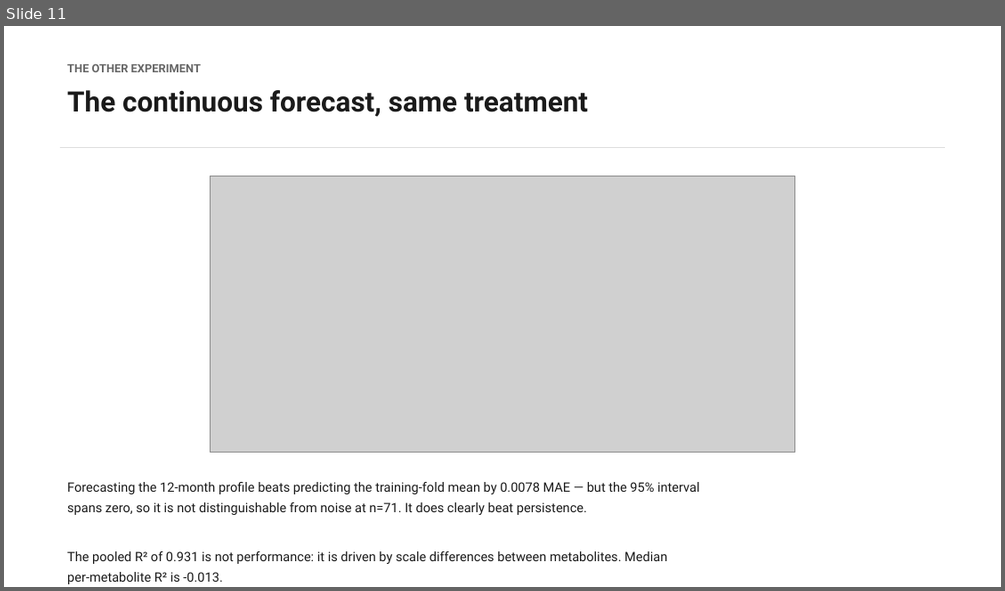
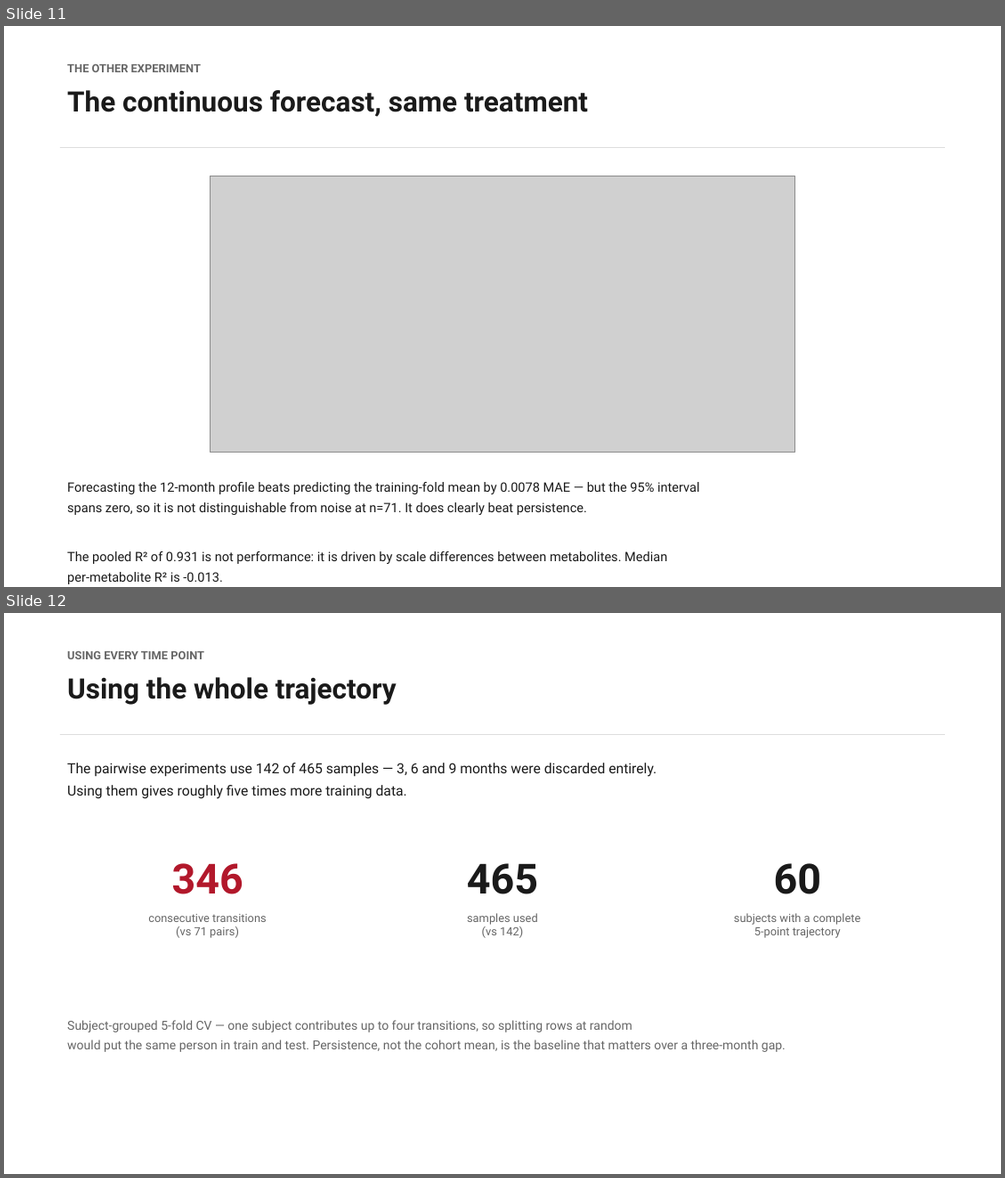
Before and after one commit to Calvinkub/mtbls242-forecast-honest, a slide deck: MTBLS242_forecast/mtbls242_forecast_correction.pptx. Shown one above the other, each under a label of ours: slide 11 before the commit, slides 11 and 12 after it. The pictures are 1005x591 and 1005x1178 pixels, drawn with LibreOffice and Linux fonts; fonts in the diff are those of the drawing; grey boxes stand for pictures. Boxes give left, top, right and bottom in pixels: in the first picture for what was removed or moved away, otherwise in the second. Text is boxed around its words. In the diff, an @@ line names an element or a change of style, - is before the commit and + after.

```diff
--- a/MTBLS242_forecast/mtbls242_forecast_correction.pptx
+++ b/MTBLS242_forecast/mtbls242_forecast_correction.pptx
@@ slide 12 added at bbox=[4, 613, 1001, 1174], background #FFFFFF @@
@@ text added at bbox=[67, 651, 204, 659], 11 pt, text #666666, bold @@
+USING EVERY TIME POINT
@@ text added at bbox=[67, 677, 396, 705], 27 pt, text #1A1A1A, bold @@
+Using the whole trajectory
@@ rectangle added at bbox=[60, 734, 945, 735], fill #DDDDDD @@
@@ text added at bbox=[67, 763, 656, 799], 13.5 pt, text #1A1A1A @@
+The pairwise experiments use 142 of 465 samples — 3, 6 and 9 months were discarded entirely.
+Using them gives roughly five times more training data.
@@ text added at bbox=[172, 863, 243, 894], 40 pt, text #B2182B, bold @@
+346
@@ text added at bbox=[467, 863, 538, 894], 40 pt, text #1A1A1A, bold @@
+465
@@ text added at bbox=[774, 863, 821, 894], 40 pt, text #1A1A1A, bold @@
+60
@@ text added at bbox=[148, 914, 267, 938], 11 pt, text #666666 @@
+consecutive transitions
+(vs 71 pairs)
@@ text added at bbox=[467, 913, 538, 938], 11 pt, text #666666 @@
+samples used
+(vs 142)
@@ text added at bbox=[734, 913, 861, 938], 11 pt, text #666666 @@
+subjects with a complete
+5-point trajectory
@@ text added at bbox=[67, 1020, 785, 1052], 12 pt, text #666666 @@
+Subject-grouped 5-fold CV — one subject contributes up to four transitions, so splitting rows at random
+would put the same person in train and test. Persistence, not the cohort mean, is the baseline that matters over a three-month gap.
```
Also in this commit, not shown: 2 other slides added, 15 other files.
